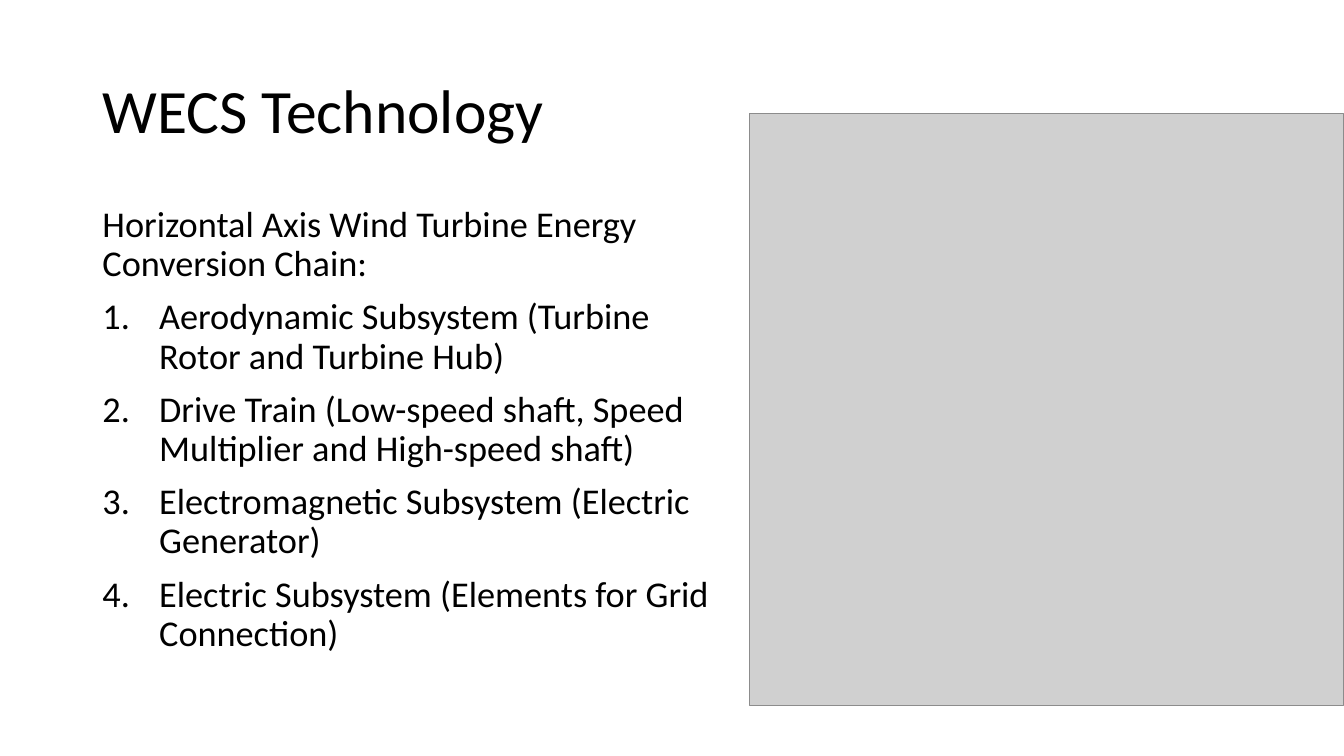
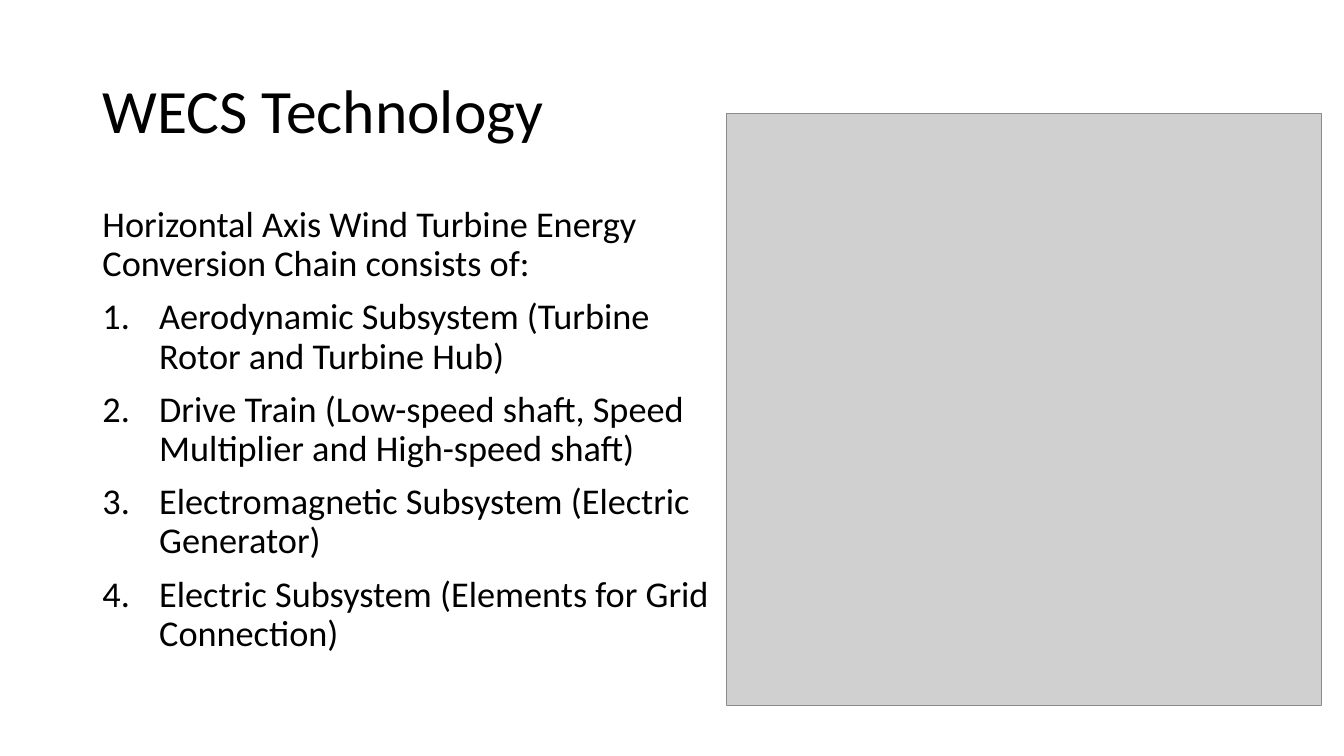
Before and after one commit to MuhammadShamaas1997/Electrical-Engineering, a slide deck: slide 4 of Wind Energy Conversion Systems/WECS.pptx. Drawn at 1344x756 pixels with LibreOffice and Linux fonts; fonts in the diff are those of the drawing; grey boxes stand for pictures. Boxes give left, top, right and bottom in pixels: in the first picture for what was removed or moved away, otherwise in the second. Text is boxed around its words. In the diff, an @@ line names an element or a change of style, - is before the commit and + after.

```diff
--- a/Wind Energy Conversion Systems/WECS.pptx
+++ b/Wind Energy Conversion Systems/WECS.pptx
@@ picture: place and size @@
-picture at bbox=[750, 113, 1344, 706]
+picture at bbox=[727, 113, 1322, 706]
@@ text at bbox=[102, 211, 636, 277]: text changed @@
-Horizontal Axis Wind Turbine Energy Conversion Chain:
+Horizontal Axis Wind Turbine Energy Conversion Chain consists of:
```
Also in this commit, not shown: 8 other slides changed, 1 slide added, 2 slides removed, 1 other file.
